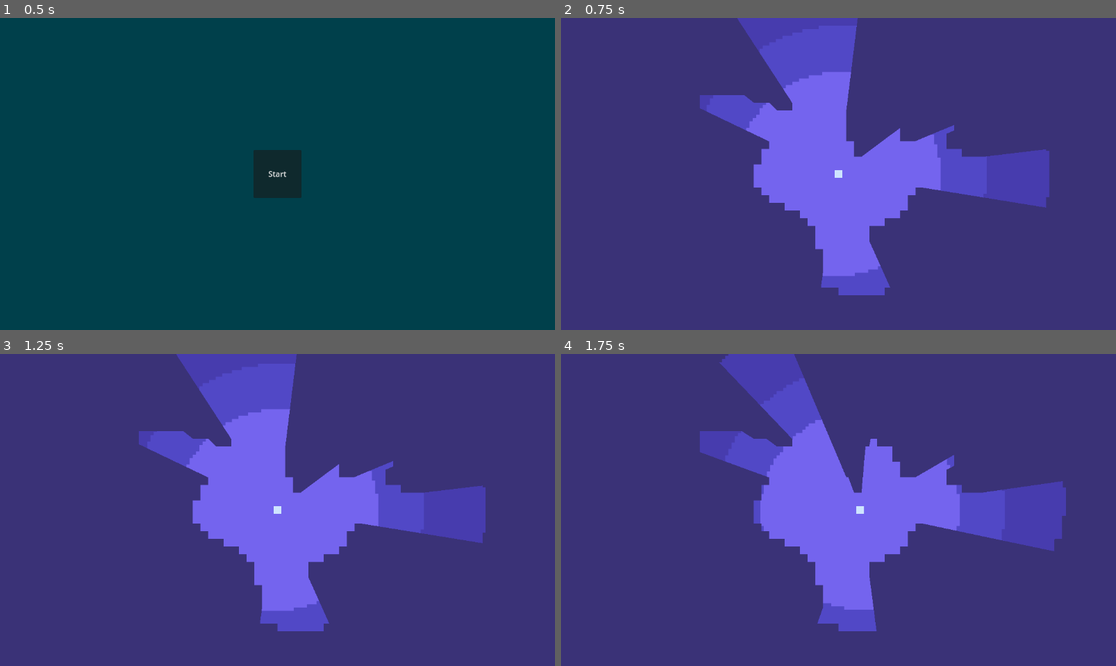
Above: before the commit, frames 1-4 (two rows, left to right).
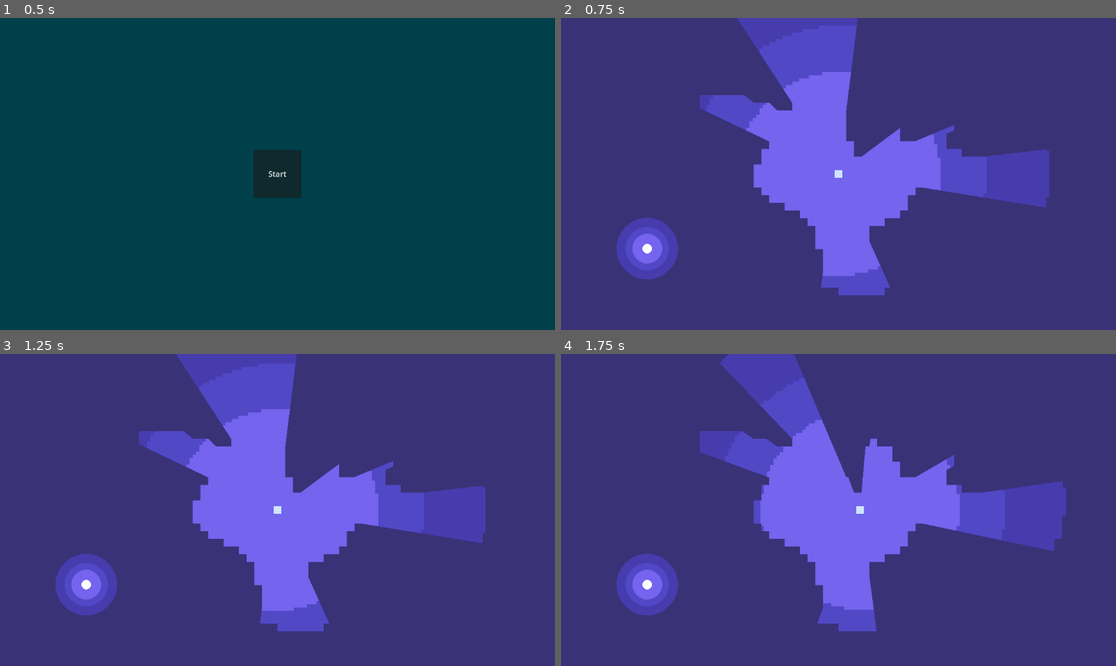
Above: after the commit, the same moments.

Repository: FalafelBeingOrg/judahs-game
Game: Godot game, scene res://start.tscn
Two runs of this game, one before a commit and one after it. Both use one fixed random seed, a clock stepped at 60 frames per second and the inputs below.
Inputs:
- Up to frame 1 (0.5 s): no input
- Up to frame 2 (0.75 s): click "Start" at 0.5 s
- Up to frame 3 (1.25 s): no input
- Up to frame 4 (1.75 s): tap Enter at 1.25 s; hold Right (ui_right) from 1.28 s (still down)

Frame 1 is identical in both runs. In frame 2, 1.7% of the frame differs, in the area x 10-22%, y 64-84%; in frame 3, 1.7%; in frame 4, 1.7%.

Commit message:
orbs now spawn when orb is collected

Diff:
--- a/judah's game 1/orb.gd
+++ b/judah's game 1/orb.gd
@@ -15,7 +15,8 @@
 		if overlaps_body(tilemap):
 			teleport()
 		if overlaps_body(player):
-			player.light += 0.3
+			player.light += 0.1
+			get_parent().spawn()
 			get_parent().remove_child(self)
 
 func teleport():
--- a/judah's game 1/orbspawner.gd
+++ b/judah's game 1/orbspawner.gd
@@ -5,14 +5,14 @@
 var timeSinceSpawn = 0
 # Called when the node enters the scene tree for the first time.
 func _ready():
-	pass # Replace with function body.
+	spawn()
 
 
 # Called every frame. 'delta' is the elapsed time since the previous frame.
 func _process(delta):
 	timeSinceSpawn+=1
 	if timeSinceSpawn>=spawnTimer:
-		spawn()
+		#spawn()
 		print("a")
 		timeSinceSpawn=0
 
